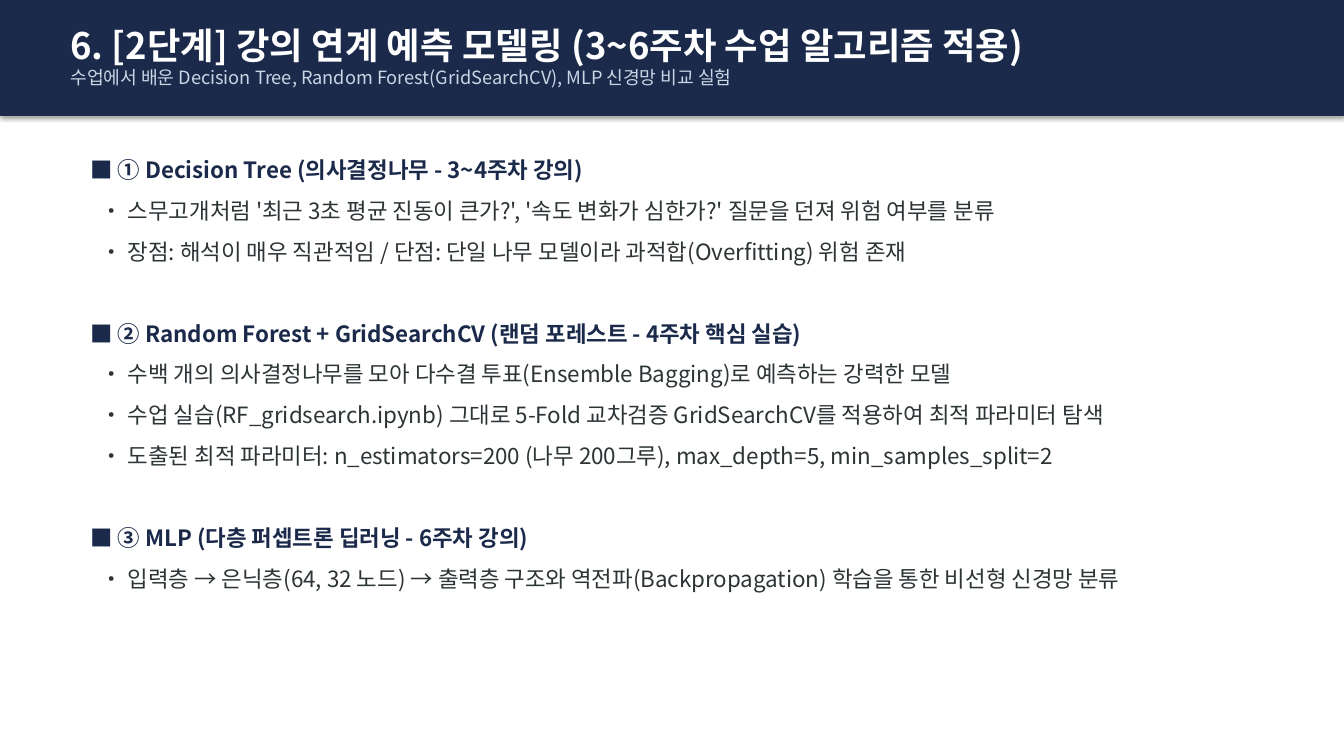
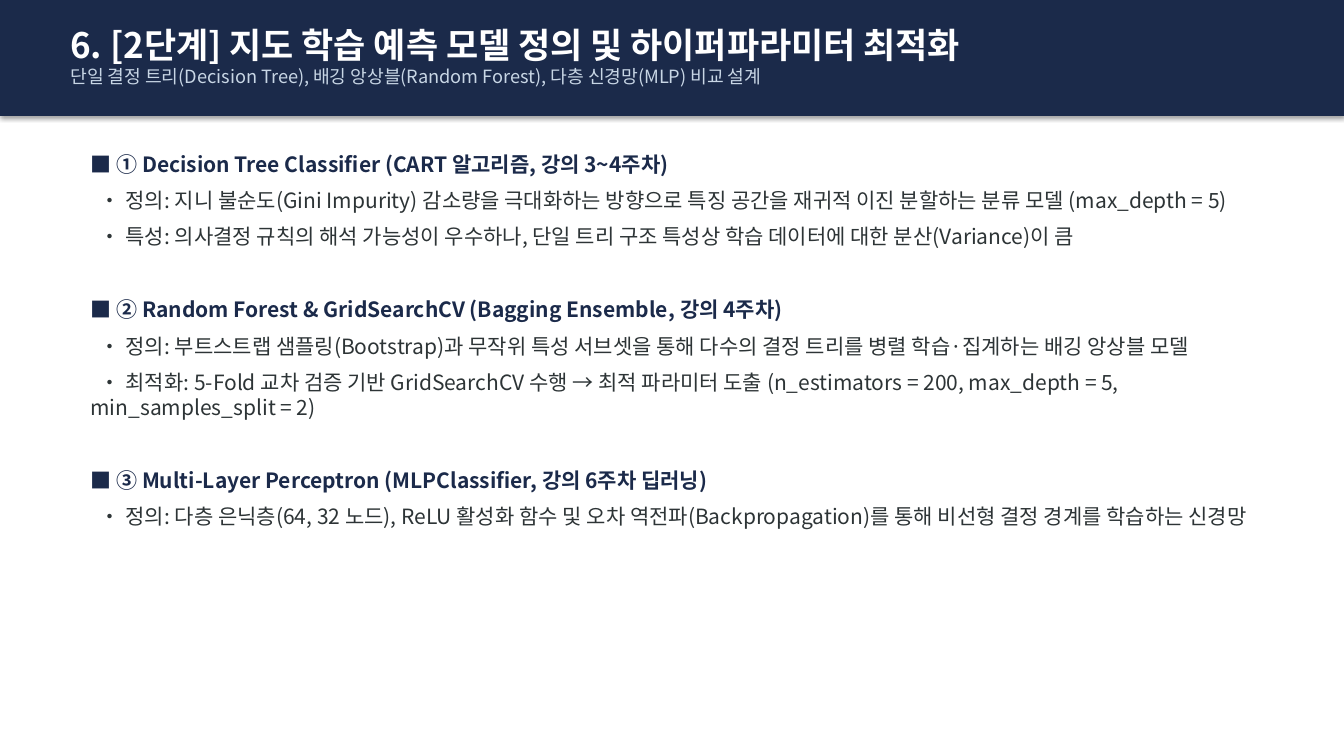
Before and after one commit to sungmin9910/prediction, a slide deck: slide 7 of 사과_운송_이상충격_예측_발표자료.pptx. Drawn at 1344x756 pixels with LibreOffice and Linux fonts; fonts in the diff are those of the drawing. Boxes give left, top, right and bottom in pixels: in the first picture for what was removed or moved away, otherwise in the second. Text is boxed around its words. In the diff, an @@ line names an element or a change of style, - is before the commit and + after.

```diff
--- a/사과_운송_이상충격_예측_발표자료.pptx
+++ b/사과_운송_이상충격_예측_발표자료.pptx
@@ text at [70, 28, 960, 87]: text changed @@
-6. [2단계] 강의 연계 예측 모델링 (3~6주차 수업 알고리즘 적용)
-수업에서 배운 Decision Tree, Random Forest(GridSearchCV), MLP 신경망 비교 실험
+6. [2단계] 지도 학습 예측 모델 정의 및 하이퍼파라미터 최적화
+단일 결정 트리(Decision Tree), 배깅 앙상블(Random Forest), 다층 신경망(MLP) 비교 설계
@@ text at [91, 154, 1246, 529]: text changed; size 16 to 15 pt @@
-■ ① Decision Tree (의사결정나무 - 3~4주차 강의)
-• 스무고개처럼 '최근 3초 평균 진동이 큰가?', '속도 변화가 심한가?' 질문을 던져 위험 여부를 분류
-• 장점: 해석이 매우 직관적임 / 단점: 단일 나무 모델이라 과적합(Overfitting) 위험 존재
-■ ② Random Forest + GridSearchCV (랜덤 포레스트 - 4주차 핵심 실습)
-• 수백 개의 의사결정나무를 모아 다수결 투표(Ensemble Bagging)로 예측하는 강력한 모델
-• 수업 실습(RF_gridsearch.ipynb) 그대로 5-Fold 교차검증 GridSearchCV를 적용하여 최적 파라미터 탐색
-• 도출된 최적 파라미터: n_estimators=200 (나무 200그루), max_depth=5, min_samples_split=2
-■ ③ MLP (다층 퍼셉트론 딥러닝 - 6주차 강의)
-• 입력층 → 은닉층(64, 32 노드) → 출력층 구조와 역전파(Backpropagation) 학습을 통한 비선형 신경망 분류
+■ ① Decision Tree Classifier (CART 알고리즘, 강의 3~4주차)
+• 정의: 지니 불순도(Gini Impurity) 감소량을 극대화하는 방향으로 특징 공간을 재귀적 이진 분할하는 분류 모델 (max_depth = 5)
+• 특성: 의사결정 규칙의 해석 가능성이 우수하나, 단일 트리 구조 특성상 학습 데이터에 대한 분산(Variance)이 큼
+■ ② Random Forest & GridSearchCV (Bagging Ensemble, 강의 4주차)
+• 정의: 부트스트랩 샘플링(Bootstrap)과 무작위 특성 서브셋을 통해 다수의 결정 트리를 병렬 학습·집계하는 배깅 앙상블 모델
+• 최적화: 5-Fold 교차 검증 기반 GridSearchCV 수행 → 최적 파라미터 도출 (n_estimators = 200, max_depth = 5, min_samples_split = 2)
+■ ③ Multi-Layer Perceptron (MLPClassifier, 강의 6주차 딥러닝)
+• 정의: 다층 은닉층(64, 32 노드), ReLU 활성화 함수 및 오차 역전파(Backpropagation)를 통해 비선형 결정 경계를 학습하는 신경망
```
Also in this commit, not shown: 9 other slides changed, 1 other file.
